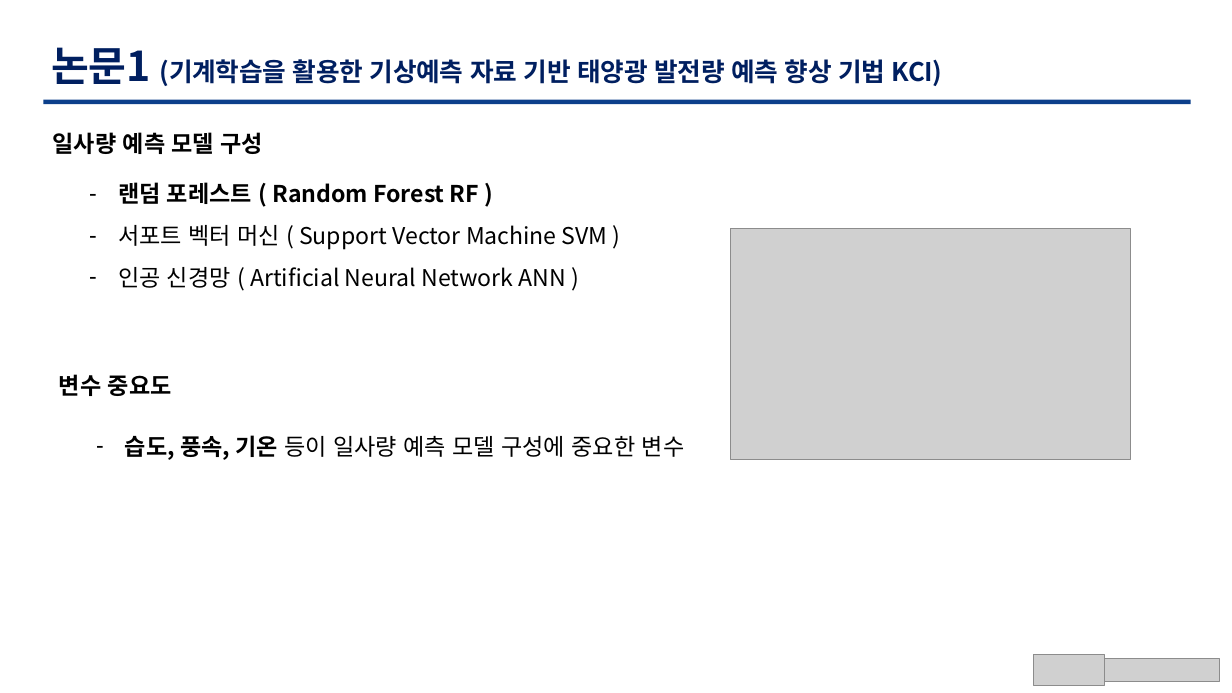
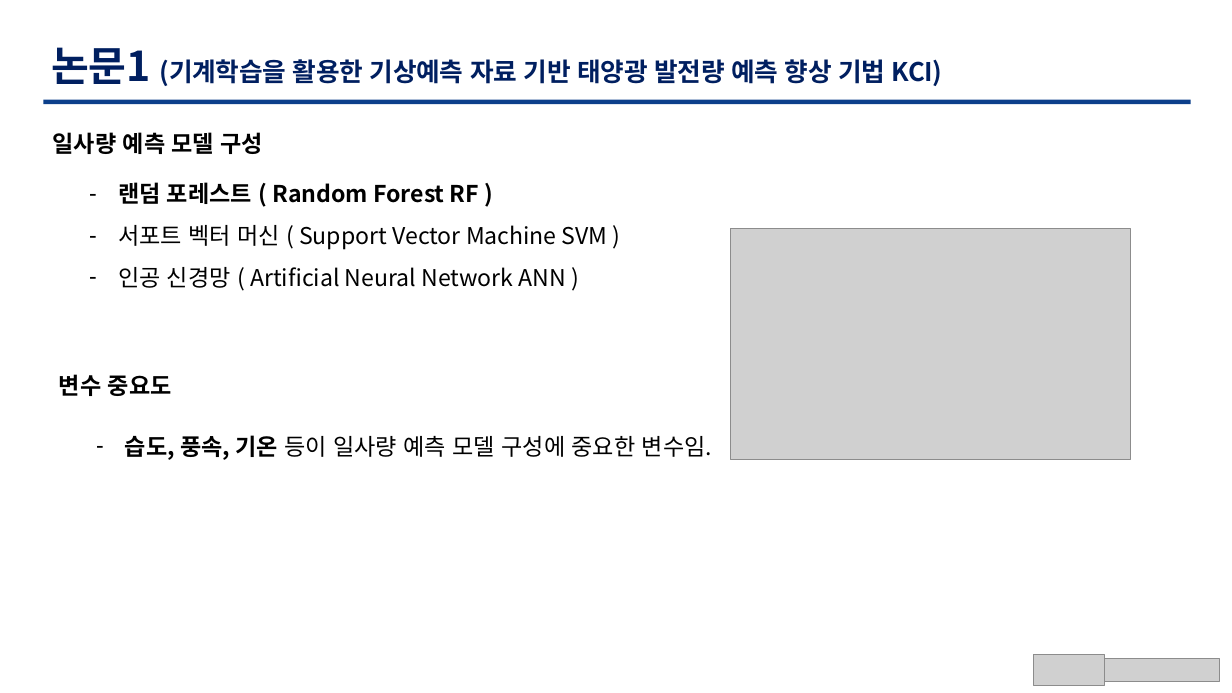
Before and after one commit to TaegyuHan/Solar_radiation_prediction_model, a slide deck: slide 8 of KICS_PT/[KICS] 동향 poster.pptx. Drawn at 1232x693 pixels with LibreOffice and Linux fonts; fonts in the diff are those of the drawing; grey boxes stand for pictures. Boxes give left, top, right and bottom in pixels: in the first picture for what was removed or moved away, otherwise in the second. Text is boxed around its words. In the diff, an @@ line names an element or a change of style, - is before the commit and + after.

```diff
--- a/KICS_PT/[KICS] 동향 poster.pptx
+++ b/KICS_PT/[KICS] 동향 poster.pptx
@@ text at bbox=[125, 435, 712, 460]: text changed @@
-– 습도, 풍속, 기온 등이 일사량 예측 모델 구성에 중요한 변수
+– 습도, 풍속, 기온 등이 일사량 예측 모델 구성에 중요한 변수임.
```
Also in this commit, not shown: 11 other slides changed, 1 slide removed.
